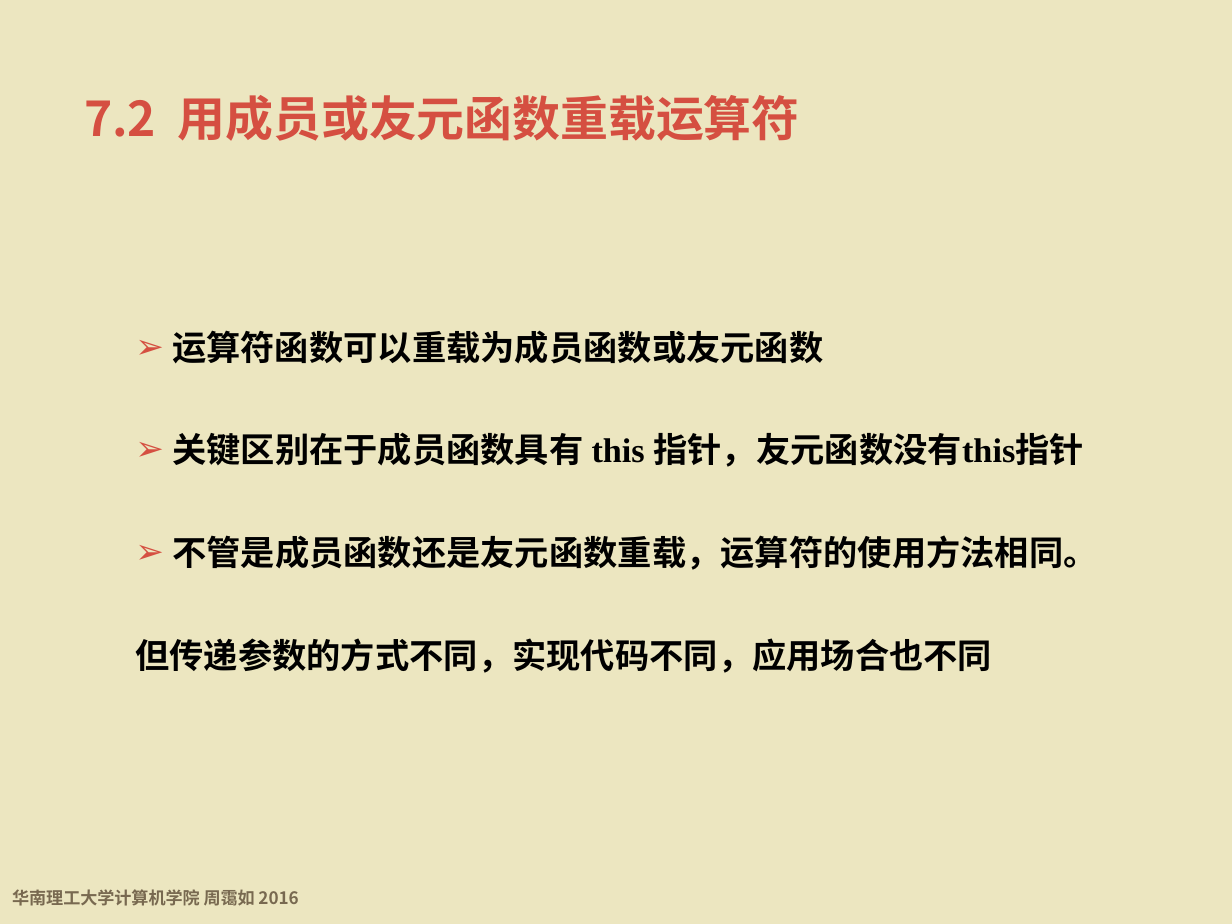
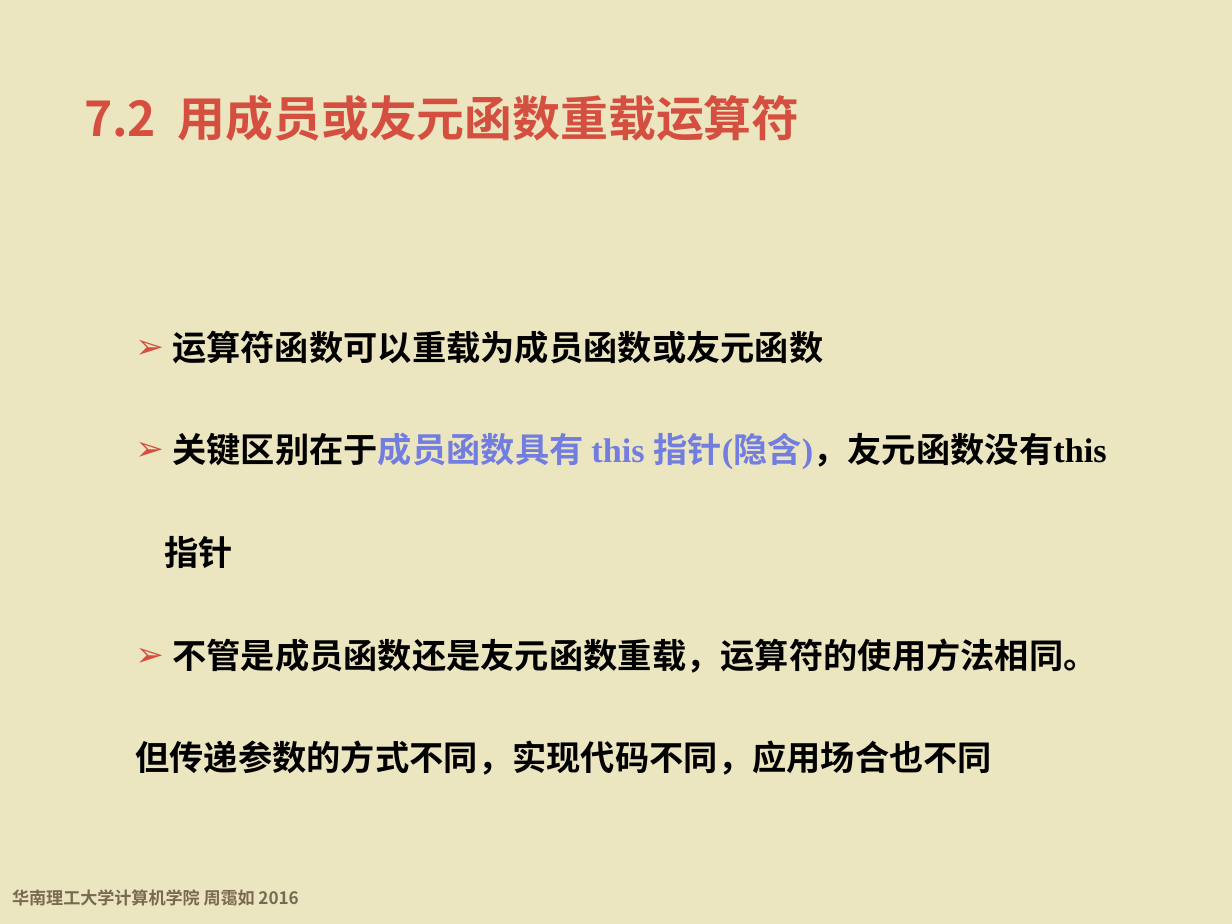
Before and after one commit to wwuhn/wwuhn.github.io, a slide deck: slide 32 of bookspcClassic/C++程序设计基础（第5版）周霭如/7-运算符重载.pptx. Drawn at 1232x924 pixels with LibreOffice and Linux fonts; fonts in the diff are those of the drawing; background and template pictures are left out. Boxes give left, top, right and bottom in pixels: in the first picture for what was removed or moved away, otherwise in the second. Text is boxed around its words. In the diff, an @@ line names an element or a change of style, - is before the commit and + after.

```diff
--- a/bookspcClassic/C++程序设计基础（第5版）周霭如/7-运算符重载.pptx
+++ b/bookspcClassic/C++程序设计基础（第5版）周霭如/7-运算符重载.pptx
@@ text at box(172, 433, 1106, 469): text changed @@
-➢ 关键区别在于成员函数具有 this 指针，友元函数没有this指针
+➢ 关键区别在于成员函数具有 this 指针(隐含)，友元函数没有this指针
```
Also in this commit, not shown: 12 other slides changed.
